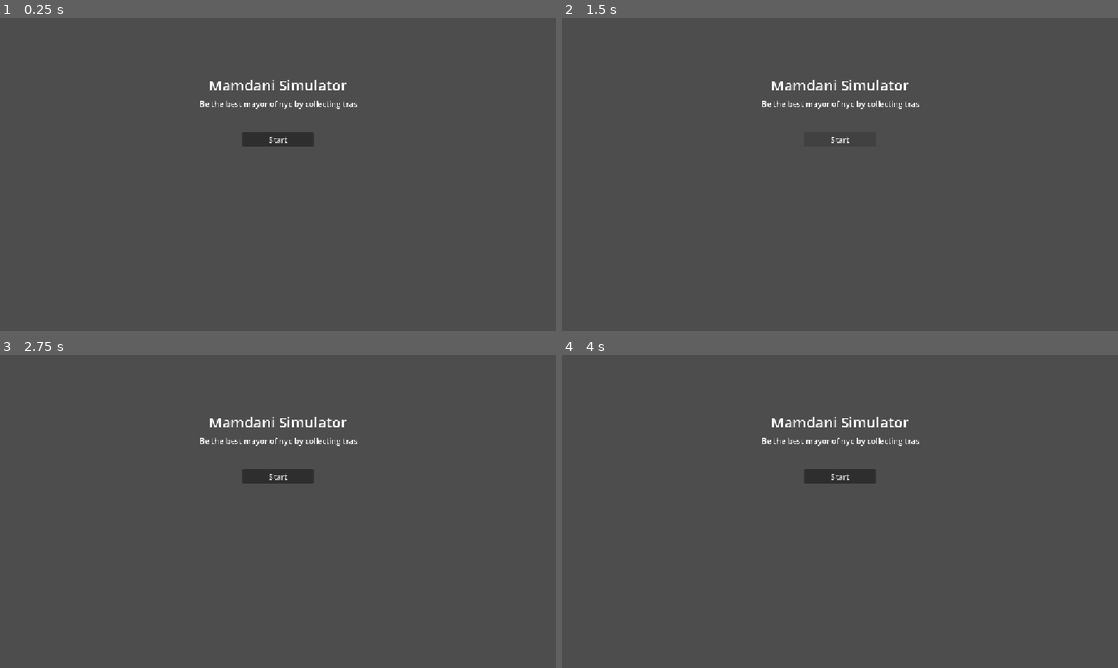
Above: before the commit, frames 1-4 (two rows, left to right).
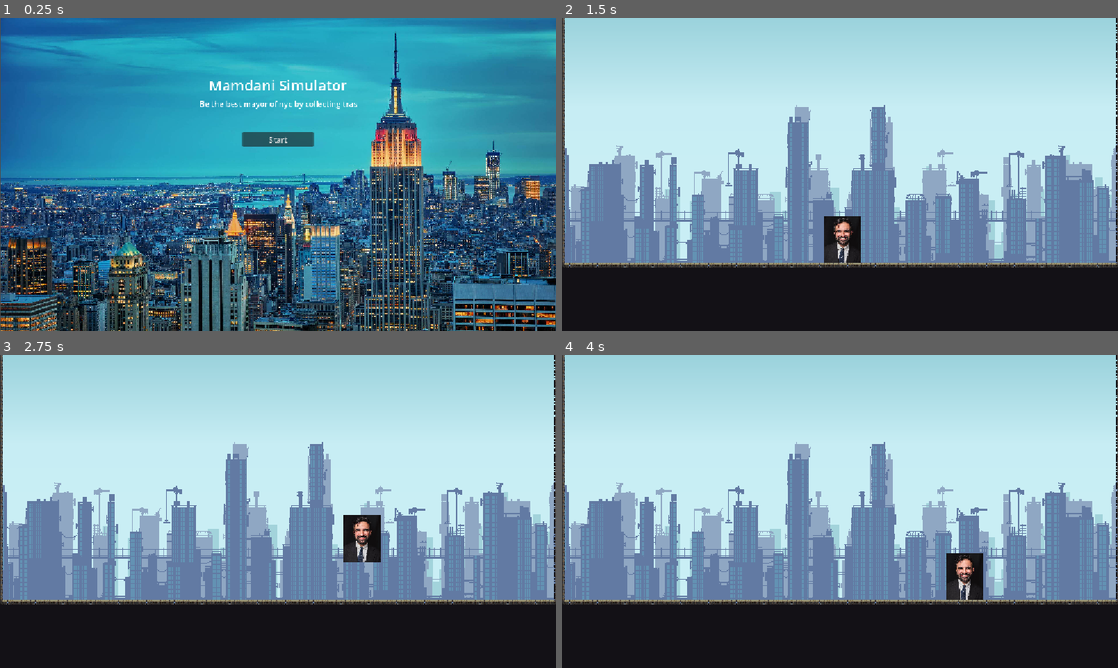
Above: after the commit, the same moments.

Repository: Yuco135/jumpstart-haven
Game: Godot game, scene res://title.tscn
Two runs of this game, one before a commit and one after it. Both use one fixed random seed, a clock stepped at 60 frames per second and the inputs below. This scene is started directly instead of the project's main scene.
Inputs (mouse positions are in pixels of both pictures, inside the frame that each line leads up to):
- Up to frame 1 (0.25 s): no input
- Up to frame 2 (1.5 s): click "Start" at 0.5 s; click (840, 140) at 1.25 s, where only the run before the commit has a clickable "Start"
- Up to frame 3 (2.75 s): tap Enter at 2 s; move the mouse to (400, 495) at 2.02 s; hold D (Right) from 2.03 s (still down); tap Alt at 2.1 s; click (400, 495) at 2.17 s; tap W (Up) at 2.27 s
- Up to frame 4 (4 s): move the mouse to (728, 527) at 2.77 s; tap Shift at 2.85 s; tap W (Up) at 3.02 s; move the mouse to (895, 442) at 3.52 s; release D (Right) at 3.53 s; hold A (Left) from 3.53 s (still down); tap Alt at 3.6 s

The runs differ from the first frame. In frame 1, 97% of the frame differs, in the area x 0-100%, y 0-100%; in frame 2, 99%; in frame 3, 99%; in frame 4, 99%.

Commit message:
add title script

Diff:
--- /dev/null
+++ b/title.gd
@@ -0,0 +1,15 @@
+extends Control
+
+
+# Called when the node enters the scene tree for the first time.
+func _ready() -> void:
+	pass # Replace with function body.
+
+
+# Called every frame. 'delta' is the elapsed time since the previous frame.
+func _process(delta: float) -> void:
+	pass
+
+
+func _on_start_pressed() -> void:
+	get_tree().change_scene_to_file("res://main.tscn")
--- a/title.tscn
+++ b/title.tscn
@@ -1,4 +1,7 @@
 [gd_scene format=3 uid="uid://choilhlekn30k"]
+
+[ext_resource type="Script" uid="uid://dqeejfibcismw" path="res://title.gd" id="1_oyqm6"]
+[ext_resource type="Texture2D" uid="uid://b0q8uyoq30imm" path="res://Art/new york.jpg" id="1_y7k74"]
 
 [node name="Control" type="Control" unique_id=1211648991]
 layout_mode = 3
@@ -7,6 +10,7 @@
 anchor_bottom = 1.0
 grow_horizontal = 2
 grow_vertical = 2
+script = ExtResource("1_oyqm6")
 
 [node name="Title" type="Label" parent="." unique_id=578844262]
 layout_mode = 1
@@ -50,3 +54,11 @@
 grow_horizontal = 2
 grow_vertical = 2
 text = "Start"
+
+[node name="Sprite2D" type="Sprite2D" parent="." unique_id=1301507625]
+z_index = -6
+position = Vector2(577.75, 321.99997)
+scale = Vector2(0.5992187, 0.5085803)
+texture = ExtResource("1_y7k74")
+
+[connection signal="pressed" from="Start" to="." method="_on_start_pressed"]
Not shown, added: title.gd.uid
